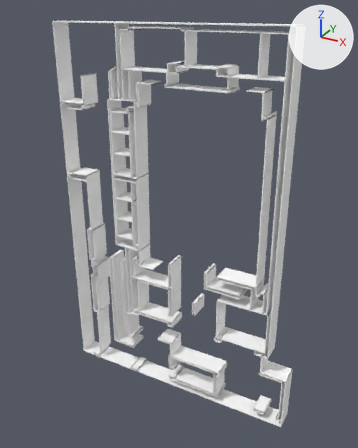
Before and after pictures for a commit that changed the OBJ model TASK3y4_NAT/rmf_ws/install/rmf_demos_maps/share/rmf_demos_maps/maps/roomB/models/roomB_def_L1/meshes/wall_1.obj.
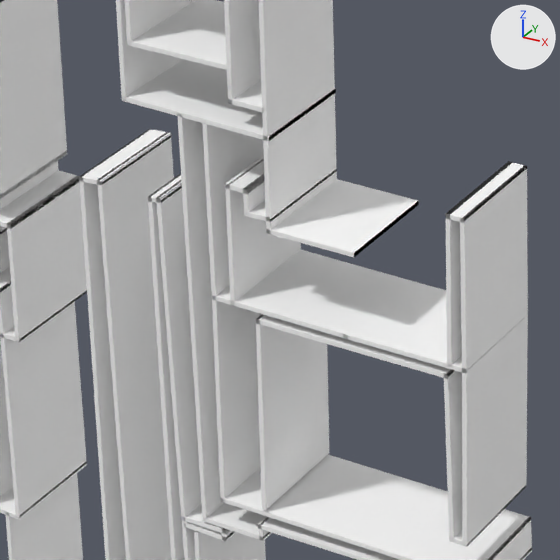
There are two pictures of each version: one whole from a 50 mm lens placed at (40.67, -47.51, 46.11), pointed at (15.05, -0.92, 22.81), one close up on the part from 27% to 52% of the width and 51% to 71% of the height. Arrows for +X, +Y and +Z are at upper right; the lights stay in place. Where no turn or scale is listed for an object, it has been applied to the vertices. Vertices at the same position are counted once.

Before the edit, the objects in view are built like this:
```python
me_walls = bpy.data.meshes.new('walls')
me_walls.from_pydata(...)  # 1668 vertices, 2268 faces; spans x 0.0..29.8, y -2.5..0.0, z 0.0..44.6
me_walls.materials.append(mat_wall_1)  # its picture is missing
ob_walls = bpy.data.objects.new('walls', me_walls)
ob_walls.location = (0.0, 0.0, 0.0)
```
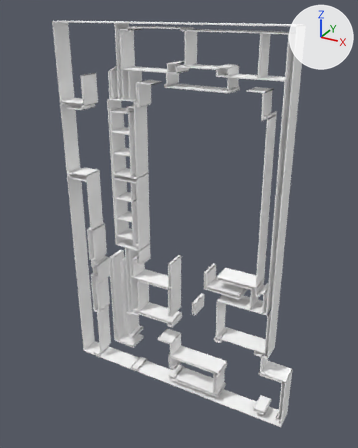
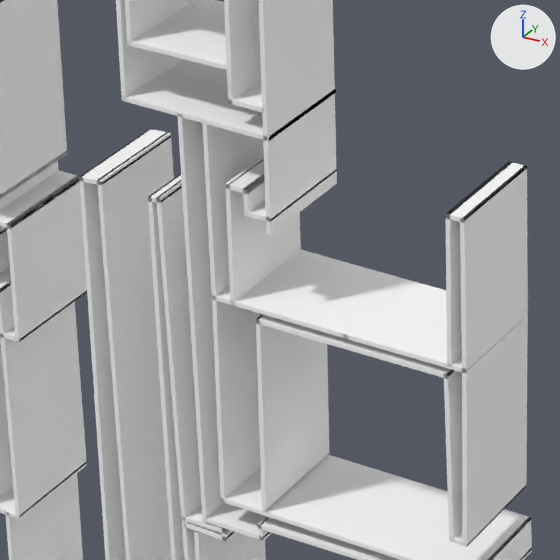
Changed parts and their boxes (x1, y1, x2, y2) in the close-ups (560 x 560 px):
part 1 of me_walls, deleted
    before: (266, 179, 419, 257)

What changed in the scene script:
```text
Change me_walls:
    where me_walls.from_pydata(...)  # 1668 vertices, 2268 faces; spans x 0.0..29.8, y -2.5..0.0, z 0.0..44.6
    used by ob_walls; location = (0.0, 0.0, 0.0)
    me_walls part 1: the loose piece of 8 vertices spanning x 10.3..12.3, y -2.5..0.0, z 16.7..16.8 is deleted
```
